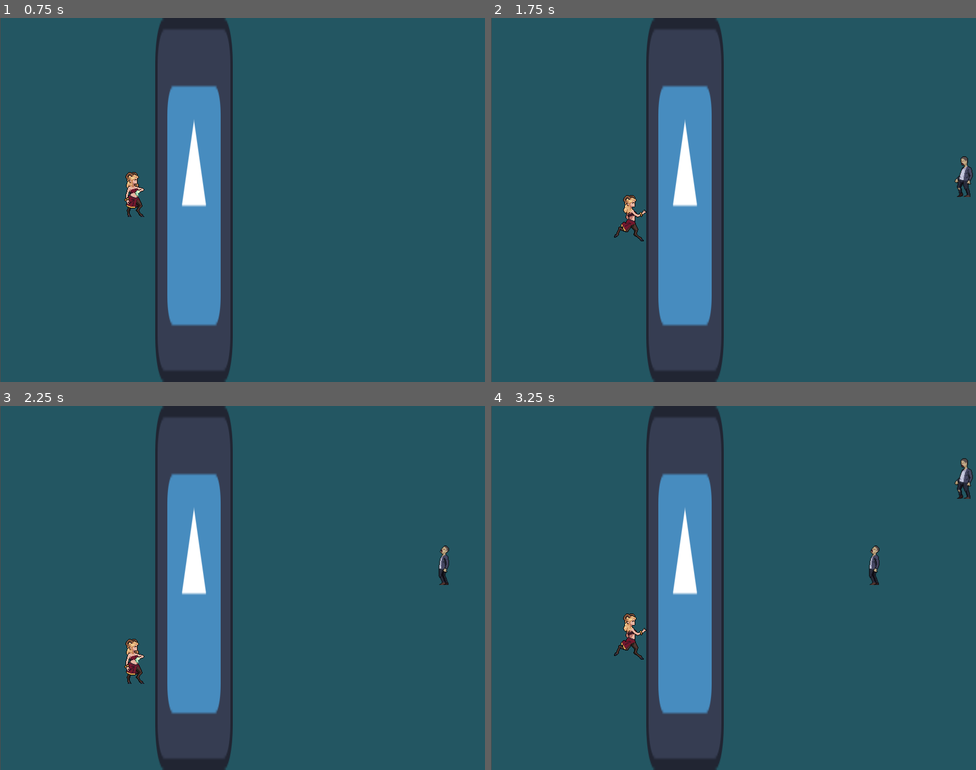
Above: before the commit, frames 1-4 (two rows, left to right).
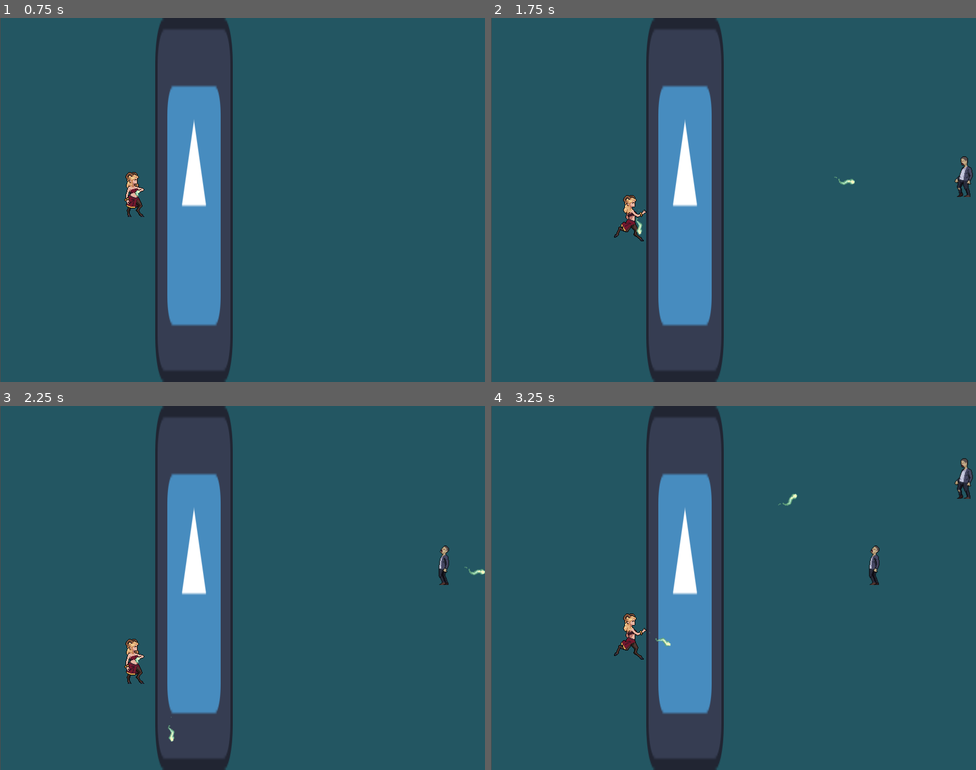
Above: after the commit, the same moments.

Repository: arko-poet/godot-games
Game: Godot game, scene res://main.tscn
Two runs of this game, one before a commit and one after it. Both use one fixed random seed, a clock stepped at 60 frames per second and the inputs below. The engine's default icon, where the game draws it, is replaced by a stand-in: a white triangle on a blue panel in a dark square.
Inputs (mouse positions are in pixels of both pictures, inside the frame that each line leads up to):
- Up to frame 1 (0.75 s): move the mouse to (349, 181) at 0.52 s; hold D (move_right) from 0.53 s (still down); click (349, 181) at 0.6 s
- Up to frame 2 (1.75 s): move the mouse to (636, 218) at 1.27 s; release D (move_right) at 1.28 s; hold S (move_down) from 1.28 s (still down); click (636, 218) at 1.35 s
- Up to frame 3 (2.25 s): move the mouse to (291, 507) at 2.02 s; release S (move_down) at 2.03 s; hold D (move_right) from 2.03 s (still down); click (291, 507) at 2.1 s
- Up to frame 4 (3.25 s): move the mouse to (709, 660) at 2.77 s; release D (move_right) at 2.78 s; hold W (move_up) from 2.78 s (still down); click (709, 660) at 2.85 s

Frame 1 is identical in both runs. In frame 2, less than 0.1% of the frame differs, in the area x 29-75%, y 43-60%; in frame 3, less than 0.1%, in the area x 34-100%, y 44-93%; in frame 4, less than 0.1%.

Commit message:
feat: player can shoot projectiles

Diff:
--- a/last_stand/player.gd
+++ b/last_stand/player.gd
@@ -1,8 +1,8 @@
 extends CharacterBody2D
 
 
-const PLAYER_SPEED = 300
-
+const PLAYER_SPEED := 300
+const PROJECTILE_SCENE := preload("res://projectile.tscn")
 
 var is_attacking := false
 
@@ -38,4 +38,10 @@
 
 
 func _on_sprite_animation_finished() -> void:
+	var projectile := PROJECTILE_SCENE.instantiate()
+	projectile.position = Vector2(position)
+	var direction = Vector2(get_global_mouse_position() - position).normalized()
+	projectile.direction = direction
+	projectile.rotation = direction.angle()
+	get_viewport().add_child(projectile)
 	is_attacking = false
--- /dev/null
+++ b/last_stand/projectile.gd
@@ -0,0 +1,15 @@
+extends Area2D
+
+
+const SPEED := 400
+var direction : Vector2
+
+
+# Called when the node enters the scene tree for the first time.
+func _ready() -> void:
+	pass # Replace with function body.
+
+
+# Called every frame. 'delta' is the elapsed time since the previous frame.
+func _physics_process(delta: float) -> void:
+	position += direction * SPEED * delta
--- /dev/null
+++ b/last_stand/projectile.tscn
@@ -0,0 +1,105 @@
+[gd_scene format=3 uid="uid://c4telh2q32psw"]
+
+[ext_resource type="Texture2D" uid="uid://b0kpbbjyqqq2e" path="res://sprites/satyr/Satyr_1/Charge.png" id="1_a85iw"]
+[ext_resource type="Script" uid="uid://dakccatgadv4e" path="res://projectile.gd" id="1_qxf0c"]
+
+[sub_resource type="AtlasTexture" id="AtlasTexture_qxf0c"]
+atlas = ExtResource("1_a85iw")
+region = Rect2(512, 0, 128, 128)
+
+[sub_resource type="AtlasTexture" id="AtlasTexture_dgwo2"]
+atlas = ExtResource("1_a85iw")
+region = Rect2(640, 0, 128, 128)
+
+[sub_resource type="AtlasTexture" id="AtlasTexture_sxmqc"]
+atlas = ExtResource("1_a85iw")
+region = Rect2(768, 0, 128, 128)
+
+[sub_resource type="AtlasTexture" id="AtlasTexture_2xblw"]
+atlas = ExtResource("1_a85iw")
+region = Rect2(896, 0, 128, 128)
+
+[sub_resource type="AtlasTexture" id="AtlasTexture_dac07"]
+atlas = ExtResource("1_a85iw")
+region = Rect2(1024, 0, 128, 128)
+
+[sub_resource type="AtlasTexture" id="AtlasTexture_0c7x6"]
+atlas = ExtResource("1_a85iw")
+region = Rect2(1152, 0, 128, 128)
+
+[sub_resource type="AtlasTexture" id="AtlasTexture_wpwum"]
+atlas = ExtResource("1_a85iw")
+region = Rect2(0, 0, 128, 128)
+
+[sub_resource type="AtlasTexture" id="AtlasTexture_nsmhe"]
+atlas = ExtResource("1_a85iw")
+region = Rect2(128, 0, 128, 128)
+
+[sub_resource type="AtlasTexture" id="AtlasTexture_1umjp"]
+atlas = ExtResource("1_a85iw")
+region = Rect2(256, 0, 128, 128)
+
+[sub_resource type="AtlasTexture" id="AtlasTexture_se2ie"]
+atlas = ExtResource("1_a85iw")
+region = Rect2(384, 0, 128, 128)
+
+[sub_resource type="SpriteFrames" id="SpriteFrames_48ys4"]
+animations = [{
+"frames": [{
+"duration": 1.0,
+"texture": SubResource("AtlasTexture_qxf0c")
+}, {
+"duration": 1.0,
+"texture": SubResource("AtlasTexture_dgwo2")
+}, {
+"duration": 1.0,
+"texture": SubResource("AtlasTexture_sxmqc")
+}, {
+"duration": 1.0,
+"texture": SubResource("AtlasTexture_2xblw")
+}, {
+"duration": 1.0,
+"texture": SubResource("AtlasTexture_dac07")
+}, {
+"duration": 1.0,
+"texture": SubResource("AtlasTexture_0c7x6")
+}],
+"loop": false,
+"name": &"explode",
+"speed": 15.0
+}, {
+"frames": [{
+"duration": 1.0,
+"texture": SubResource("AtlasTexture_wpwum")
+}, {
+"duration": 1.0,
+"texture": SubResource("AtlasTexture_nsmhe")
+}, {
+"duration": 1.0,
+"texture": SubResource("AtlasTexture_1umjp")
+}, {
+"duration": 1.0,
+"texture": SubResource("AtlasTexture_se2ie")
+}],
+"loop": true,
+"name": &"fly",
+"speed": 15.0
+}]
+
+[sub_resource type="RectangleShape2D" id="RectangleShape2D_guifb"]
+size = Vector2(16, 16)
+
+[node name="Projectile" type="Area2D" unique_id=446315056]
+collision_layer = 8
+collision_mask = 4
+script = ExtResource("1_qxf0c")
+
+[node name="Sprite" type="AnimatedSprite2D" parent="." unique_id=1559126293]
+sprite_frames = SubResource("SpriteFrames_48ys4")
+animation = &"fly"
+autoplay = "fly"
+frame_progress = 0.75481147
+
+[node name="Collision" type="CollisionShape2D" parent="." unique_id=765030855]
+position = Vector2(40, 0)
+shape = SubResource("RectangleShape2D_guifb")
Not shown, added: last_stand/projectile.gd.uid
